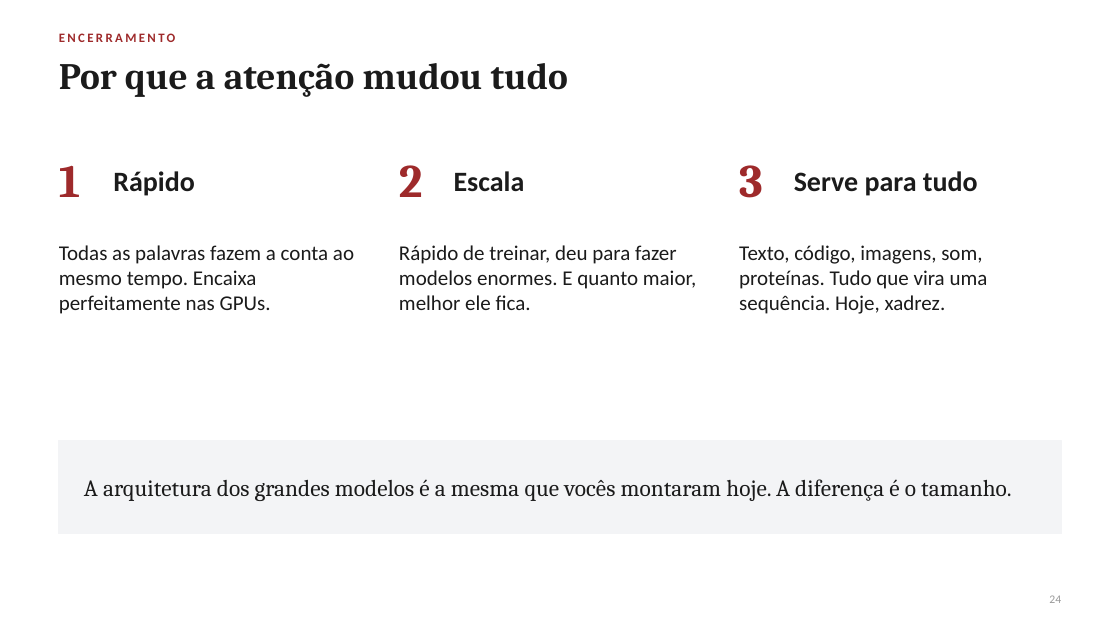
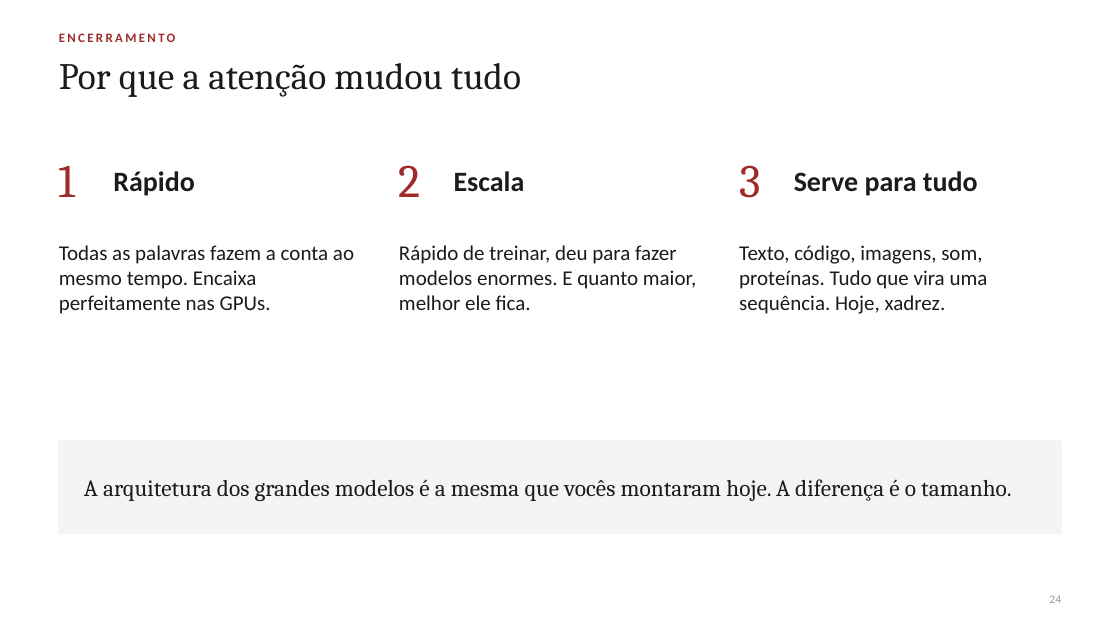
Before and after one commit to giovannibragasv/transformer-do-zero, a slide deck: slide 24 of slides/attention_workshop.pptx. Drawn at 1120x630 pixels with LibreOffice and Linux fonts; fonts in the diff are those of the drawing. Boxes give left, top, right and bottom in pixels: in the first picture for what was removed or moved away, otherwise in the second. Text is boxed around its words. In the diff, an @@ line names an element or a change of style, - is before the commit and + after.

```diff
--- a/slides/attention_workshop.pptx
+++ b/slides/attention_workshop.pptx
@@ bold off in 4 elements at [59,63,521,97], [59,166,76,197], [399,165,421,197], [739,165,761,198] @@
```
Also in this commit, not shown: 24 other slides changed, 5 other files.
